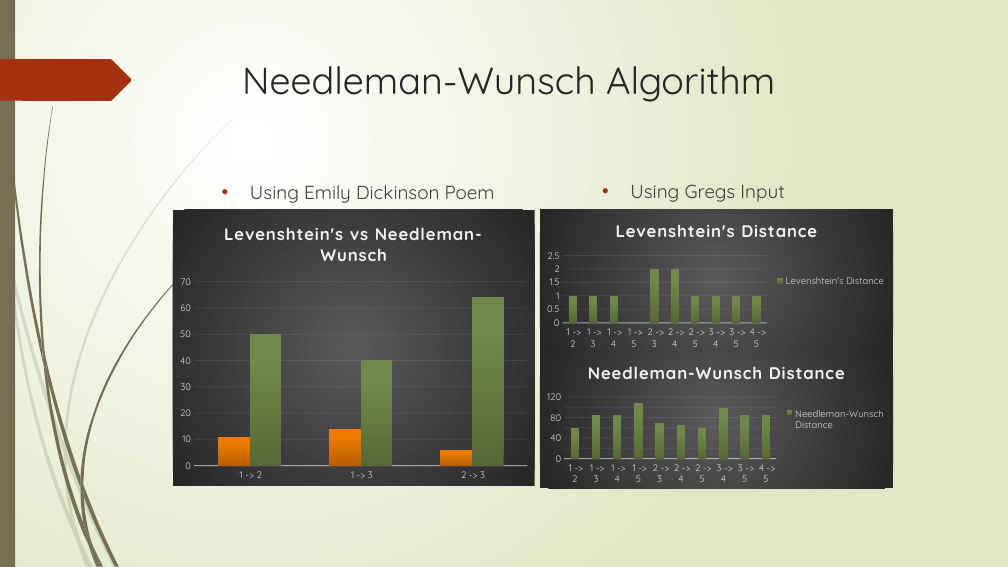
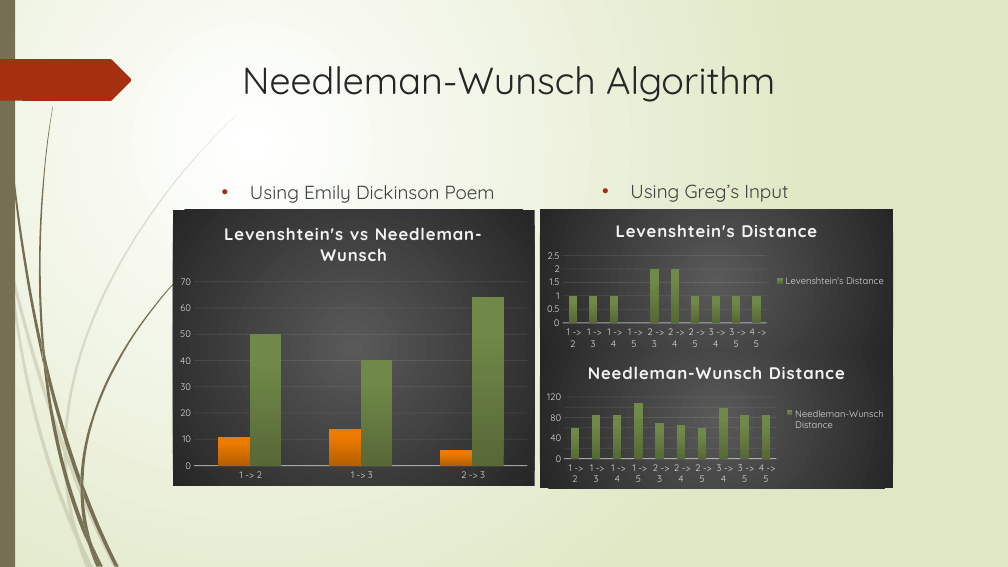
Before and after one commit to AthensStateComputerScience/DigitalHumanities, a slide deck: slide 14 of PowerPoint/Digital Humanities.pptx. Drawn at 1008x567 pixels with LibreOffice and Linux fonts; fonts in the diff are those of the drawing. Boxes give left, top, right and bottom in pixels: in the first picture for what was removed or moved away, otherwise in the second. Text is boxed around its words. In the diff, an @@ line names an element or a change of style, - is before the commit and + after.

```diff
--- a/PowerPoint/Digital Humanities.pptx
+++ b/PowerPoint/Digital Humanities.pptx
@@ text at bbox=[630, 184, 788, 202]: text changed @@
-• Using Gregs Input
+• Using Greg’s Input
```
Also in this commit, not shown: 1 other slide changed, 1 other file.
